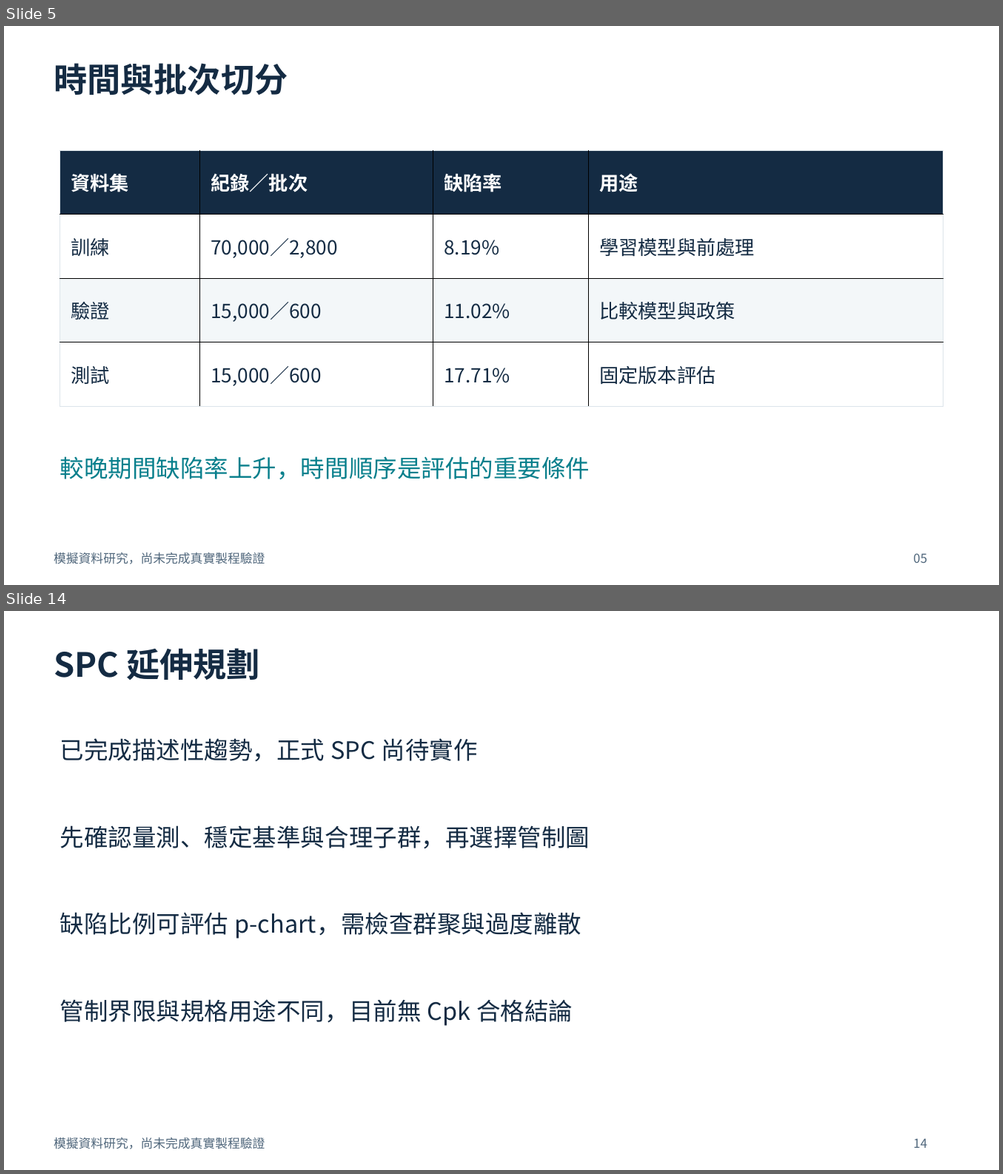
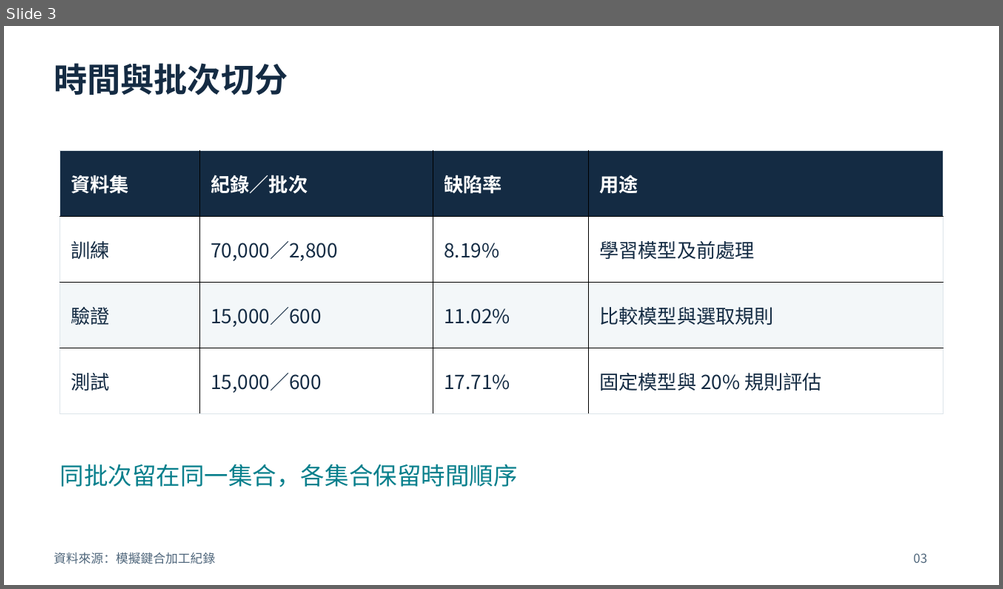
Before and after one commit to chelsietao/soic-bonding-quality-risk-prediction, a slide deck: presentations/SoIC_Process_Engineer_Briefing_ZH.pptx. Shown one above the other, each under a label of ours: slides 5 and 14 before the commit, slide 3 after it; the slides between them are not shown. The pictures are 1003x1174 and 1003x589 pixels, drawn with LibreOffice and Linux fonts; fonts in the diff are those of the drawing. Boxes give left, top, right and bottom in pixels: in the first picture for what was removed or moved away, otherwise in the second. Text is boxed around its words. In the diff, an @@ line names an element or a change of style, - is before the commit and + after.

```diff
--- a/presentations/SoIC_Process_Engineer_Briefing_ZH.pptx
+++ b/presentations/SoIC_Process_Engineer_Briefing_ZH.pptx
@@ slide 14 removed at <box>4,611,999,1170</box>, background #FFFFFF @@
@@ text removed at <box>54,648,260,680</box> @@
-SPC 延伸規劃
@@ text removed at <box>60,738,478,762</box> @@
-已完成描述性趨勢，正式 SPC 尚待實作
@@ text removed at <box>60,826,590,849</box> @@
-先確認量測、穩定基準與合理子群，再選擇管制圖
@@ text removed at <box>60,912,581,939</box> @@
-缺陷比例可評估 p-chart，需檢查群聚與過度離散
@@ text removed at <box>60,999,572,1026</box> @@
-管制界限與規格用途不同，目前無 Cpk 合格結論
@@ text removed at <box>54,1138,264,1150</box> @@
-模擬資料研究，尚未完成真實製程驗證
@@ text removed at <box>913,1139,927,1148</box> @@
-14
@@ what was slide 5 is now slide 3 @@
@@ slide 3 changed as well @@
@@ table at <box>60,150,942,414</box> @@
-row 2, column 4: 學習模型與前處理
+row 2, column 4: 學習模型及前處理
-row 3, column 4: 比較模型與政策
+row 3, column 4: 比較模型與選取規則
-row 4, column 4: 固定版本評估
+row 4, column 4: 固定模型與 20% 規則評估
@@ text at <box>60,464,518,488</box>: text changed @@
-較晚期間缺陷率上升，時間順序是評估的重要條件
+同批次留在同一集合，各集合保留時間順序
@@ text at <box>54,553,215,565</box>: text changed @@
-模擬資料研究，尚未完成真實製程驗證
+資料來源：模擬鍵合加工紀錄
@@ text at <box>913,554,927,563</box>: text changed @@
-05
+03
```
Also in this commit, not shown: 3 other slides changed, 20 slides added, 15 other slides removed, 13 other files.
